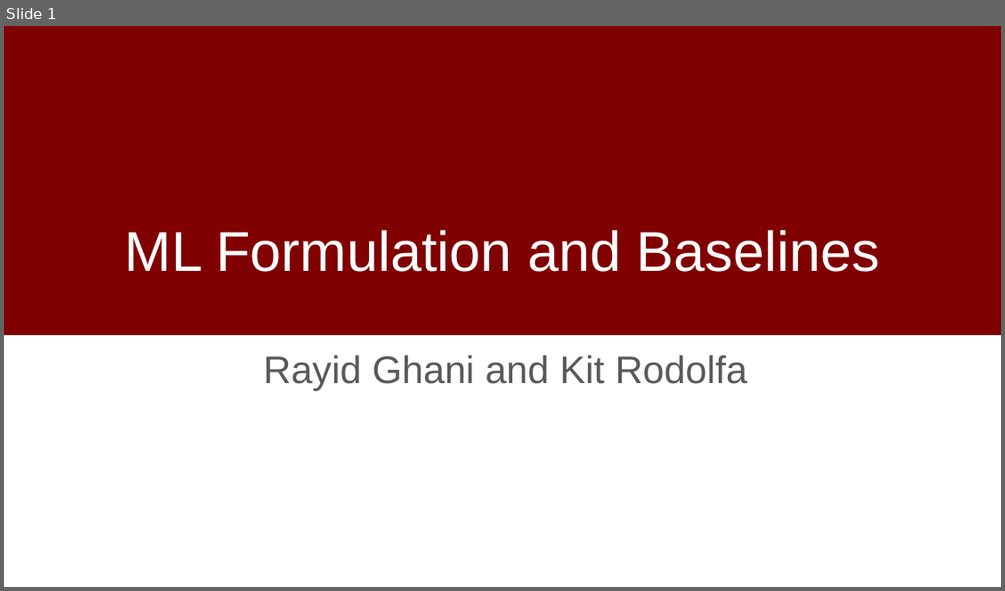
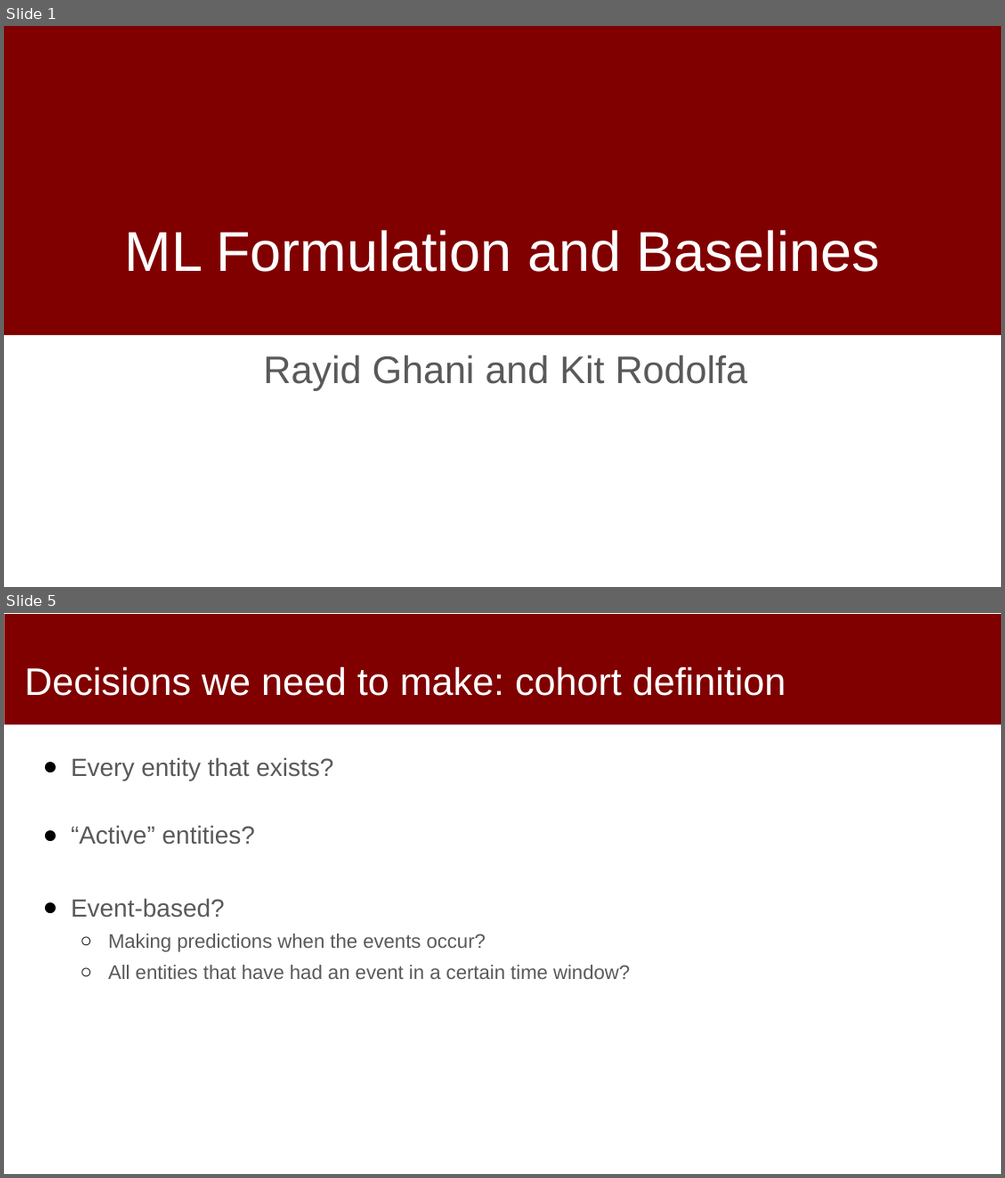
Before and after one commit to dssg/mlforpublicpolicylab, a slide deck: 03 - Data Exploration, Analytical Formulation, and Baselines/formulation-and-baselines.pptx. Shown one above the other, each under a label of ours: slide 1 before the commit, slides 1 and 5 after it; the slides between them are not shown. The pictures are 1005x591 and 1005x1178 pixels, drawn with LibreOffice and Linux fonts; fonts in the diff are those of the drawing; background and template pictures are left out. Boxes give left, top, right and bottom in pixels: in the first picture for what was removed or moved away, otherwise in the second. Text is boxed around its words. In the diff, an @@ line names an element or a change of style, - is before the commit and + after.

```diff
--- a/03 - Data Exploration, Analytical Formulation, and Baselines/formulation-and-baselines.pptx
+++ b/03 - Data Exploration, Analytical Formulation, and Baselines/formulation-and-baselines.pptx
@@ slide 5 added at [4, 613, 1001, 1174], background #FFFFFF @@
@@ rectangle added at [5, 614, 1001, 724], fill #800000 @@
@@ title added at [24, 666, 785, 696], 37 pt, text #FFFFFF @@
+Decisions we need to make: cohort definition
@@ text added at [71, 757, 630, 979], 19 pt, text #595959 @@
+● Every entity that exists?
+● “Active” entities?
+● Event-based?
+  ○ Making predictions when the events occur?
+  ○ All entities that have had an event in a certain time window?
```
Also in this commit, not shown: 3 slides changed, 5 other slides added, 2 slides removed.
